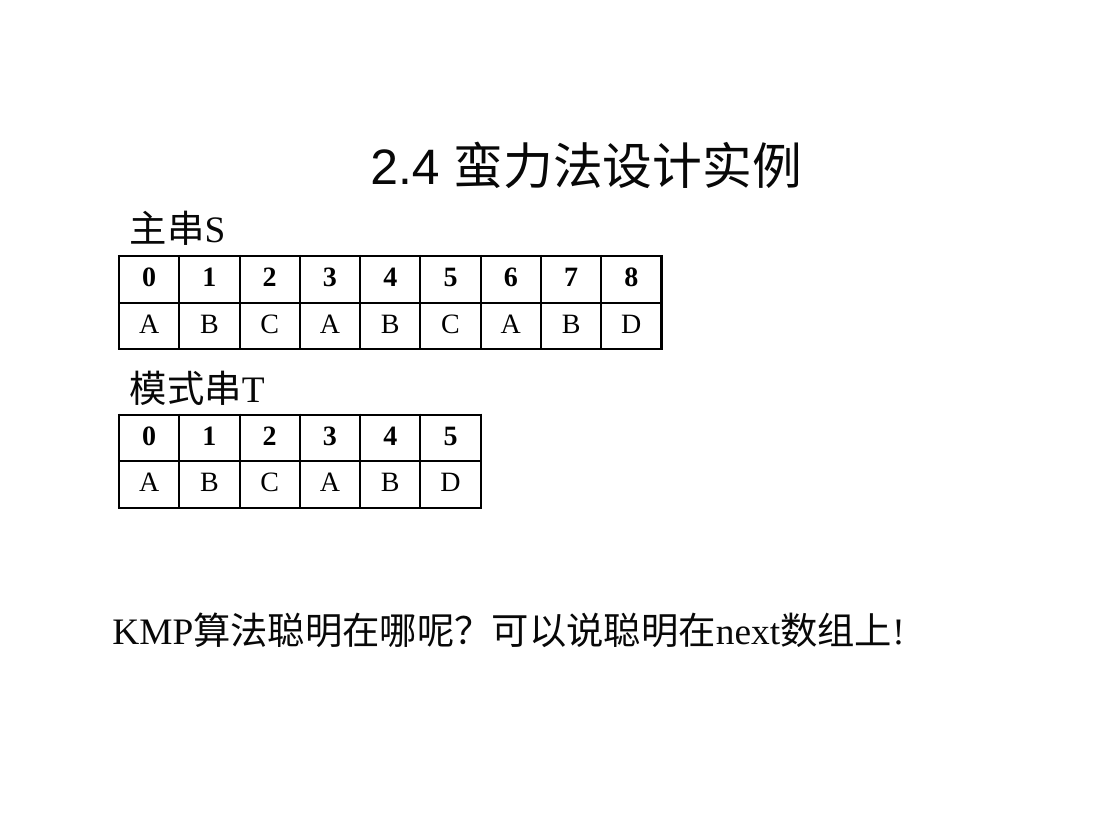
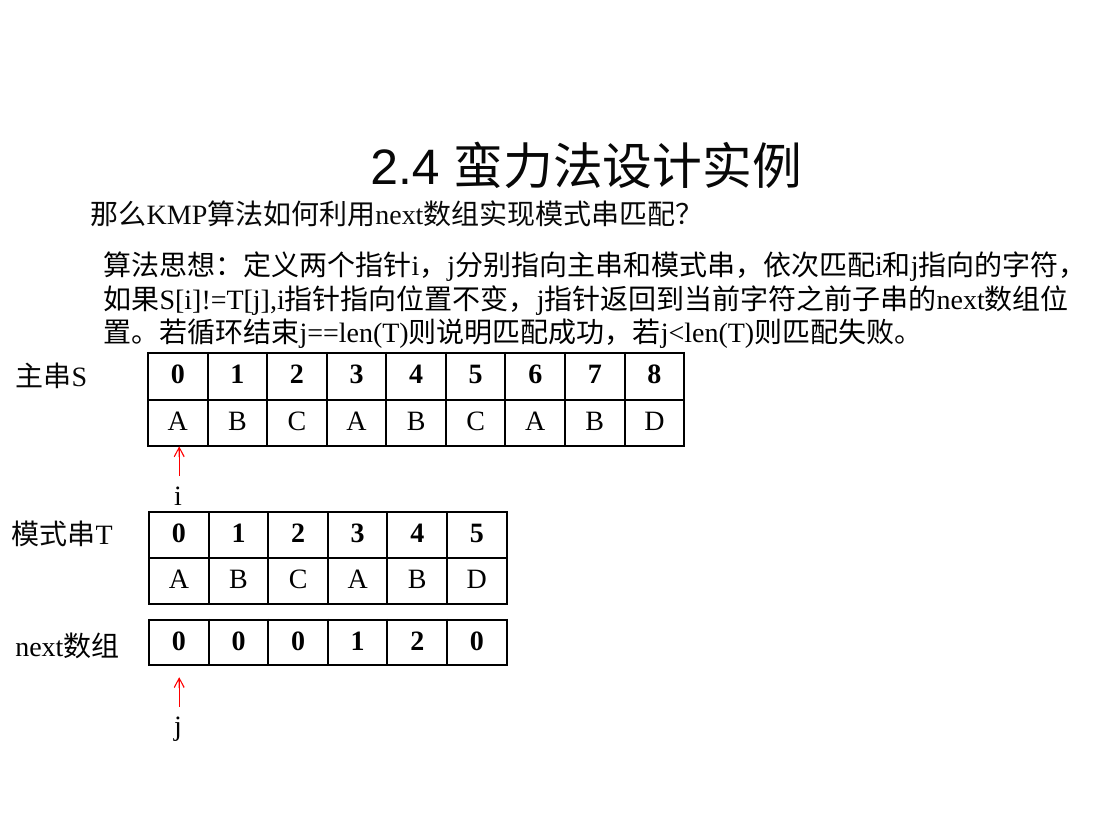
Before and after one commit to liutongling/DP, a slide deck: slide 41 of file/第2章 蛮力法.pptx (slide 40 before the commit). Drawn at 1120x840 pixels with LibreOffice and Linux fonts; fonts in the diff are those of the drawing; background and template pictures are left out. Boxes give left, top, right and bottom in pixels: in the first picture for what was removed or moved away, otherwise in the second. Text is boxed around its words. In the diff, an @@ line names an element or a change of style, - is before the commit and + after.

Commit message:
实现kmp算法，并更新蛮力法的ppt

```diff
--- a/file/第2章 蛮力法.pptx
+++ b/file/第2章 蛮力法.pptx
@@ text added at (x1=91, y1=200, x2=704, y2=227), 18 pt, text #080808 @@
+那么KMP算法如何利用next数组实现模式串匹配？
@@ text added at (x1=104, y1=251, x2=1087, y2=348), 18 pt, text #000000 @@
+算法思想：定义两个指针i，j分别指向主串和模式串，依次匹配i和j指向的字符，如果S[i]!=T[j],i指针指向位置不变，j指针返回到当前字符之前子串的next数组位置。若循环结束j==len(T)则说明匹配成功，若j<len(T)则匹配失败。
@@ text "主串S" moved from (x1=130, y1=210, x2=225, y2=245) to (x1=16, y1=362, x2=88, y2=389) @@
@@ text "主串S" at (x1=16, y1=362, x2=88, y2=389): size 24 to 18 pt @@
@@ table resized from (x1=119, y1=255, x2=663, y2=348) to (x1=148, y1=353, x2=682, y2=446) @@
@@ arrow added from (179, 476) to (179, 447), #FF0000 0.75 pt @@
@@ text added at (x1=174, y1=486, x2=182, y2=505), 18 pt, text #000000 @@
+i
@@ text "模式串T" at (x1=12, y1=520, x2=113, y2=547): size 24 to 18 pt @@
@@ text "模式串T" moved from (x1=130, y1=370, x2=265, y2=405) to (x1=12, y1=520, x2=113, y2=547) @@
@@ table resized from (x1=119, y1=414, x2=482, y2=507) to (x1=149, y1=512, x2=505, y2=604) @@
@@ text removed at (x1=112, y1=615, x2=904, y2=647) @@
-KMP算法聪明在哪呢？可以说聪明在next数组上!
@@ table added at (x1=149, y1=619, x2=505, y2=665), 1 rows, 6 columns @@
+0 | 0 | 0 | 1 | 2 | 0
@@ text added at (x1=15, y1=634, x2=119, y2=658), 18 pt, text #000000 @@
+next数组
@@ arrow added from (179, 707) to (179, 678), #FF0000 0.75 pt @@
@@ text added at (x1=174, y1=716, x2=182, y2=741), 18 pt, text #000000 @@
+j
```
Also in this commit, not shown: 2 slides added, 2 other files.
